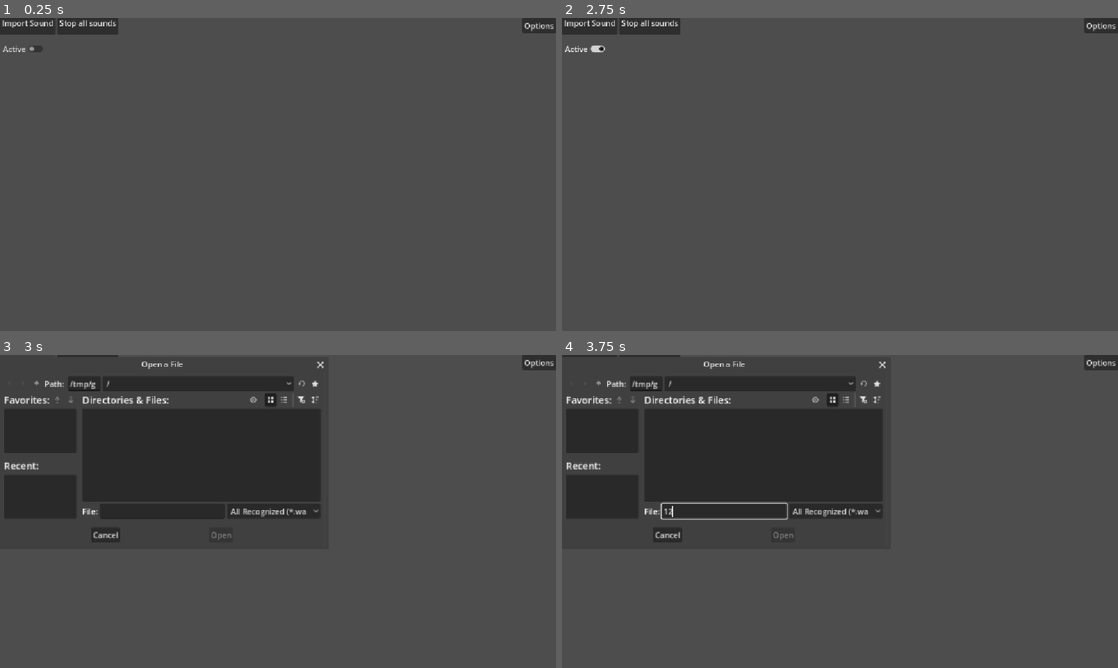
Above: before the commit, frames 1-4 (two rows, left to right).
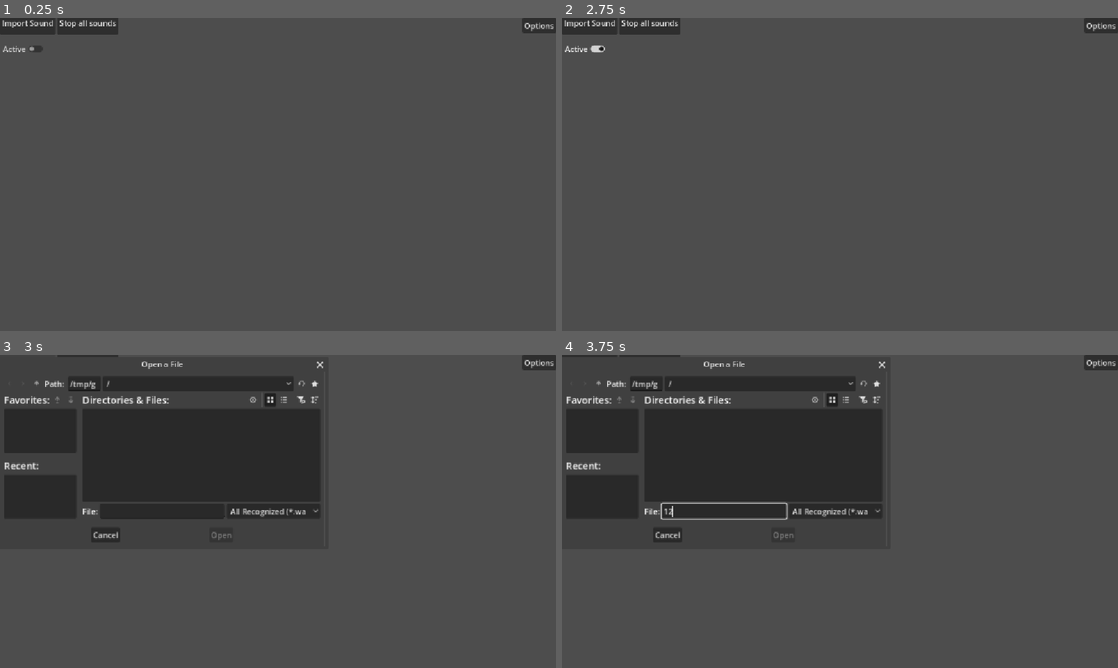
Above: after the commit, the same moments.

Repository: Fishlung/Soundboard-App
Game: Godot game, scene res://main.tscn
The game is run twice, just before and just after one commit, with the same random seed, the same clock (stepped at 60 frames per second) and the same inputs.
Inputs (mouse positions are in pixels of both pictures, inside the frame that each line leads up to):
- Up to frame 1 (0.25 s): no input
- Up to frame 2 (2.75 s): click "Active" at 0.5 s; click "Active" at 1.25 s; click "Active" at 2 s
- Up to frame 3 (3 s): click "Import Sound" at 2.75 s
- Up to frame 4 (3.75 s): click (723, 511) at 3.52 s; type "12" at 3.6 s

Frames 1-2 are identical in both runs. In frame 3, 0.1% of the frame differs, in the area x 41-59%, y 2-52%; in frame 4, 0.1%, in the area x 40-59%, y 2-53%.

Commit message:
Right clicking a button while editor is open for one button will immediately open editor for new button instead of closing editor

Diff:
--- a/main.gd
+++ b/main.gd
@@ -47,7 +47,7 @@
 		button_save.store_line(JSON.stringify(button_data))
 
 func on_button_right_click(button: SoundButton):
-	if %SoundOptions.visible:
+	if %SoundOptions.visible && button == edited_button:
 		%SoundOptions.visible = false
 		return
 	edited_button = button
